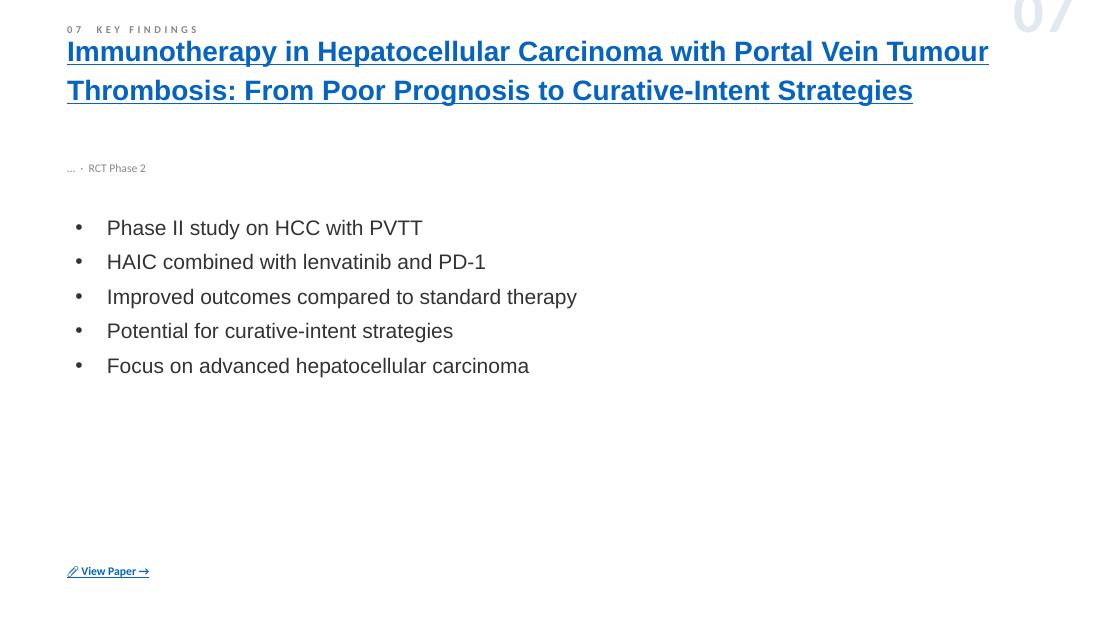
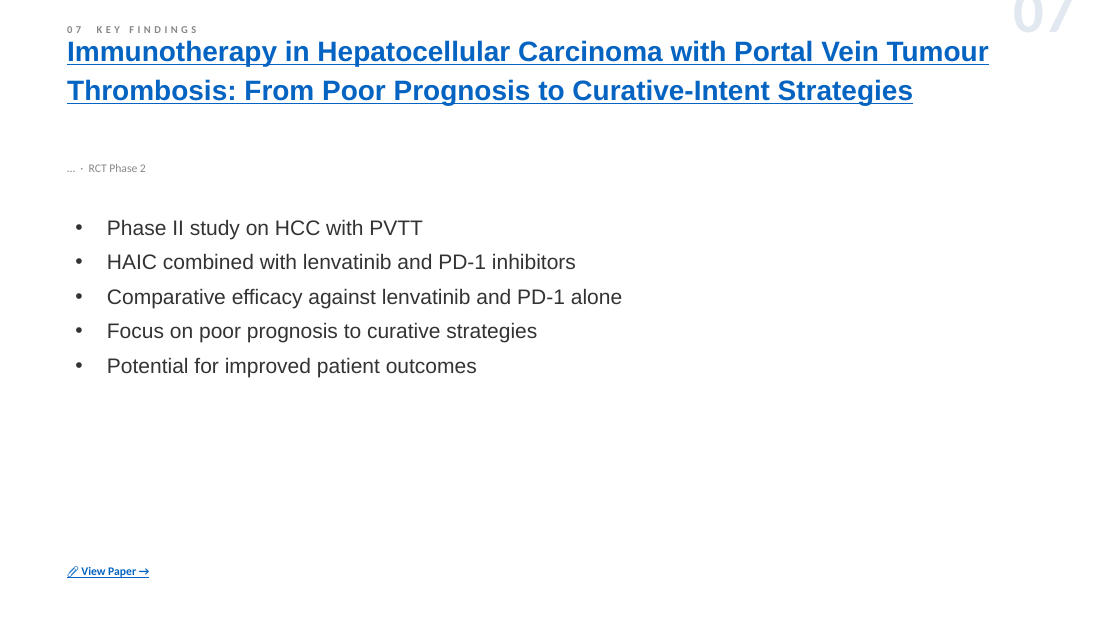
Before and after one commit to jejenhu-maker/hcc-weekly-digest, a slide deck: slide 9 of docs/digest-en.pptx. Drawn at 1120x630 pixels with LibreOffice and Linux fonts; fonts in the diff are those of the drawing. Boxes give left, top, right and bottom in pixels: in the first picture for what was removed or moved away, otherwise in the second. Text is boxed around its words. In the diff, an @@ line names an element or a change of style, - is before the commit and + after.

```diff
--- a/docs/digest-en.pptx
+++ b/docs/digest-en.pptx
@@ text at (x1=107, y1=253, x2=622, y2=377): text changed @@
-• HAIC combined with lenvatinib and PD-1
-• Improved outcomes compared to standard therapy
-• Potential for curative-intent strategies
-• Focus on advanced hepatocellular carcinoma
+• HAIC combined with lenvatinib and PD-1 inhibitors
+• Comparative efficacy against lenvatinib and PD-1 alone
+• Focus on poor prognosis to curative strategies
+• Potential for improved patient outcomes
```
Also in this commit, not shown: 10 other slides changed, 3 other files.
